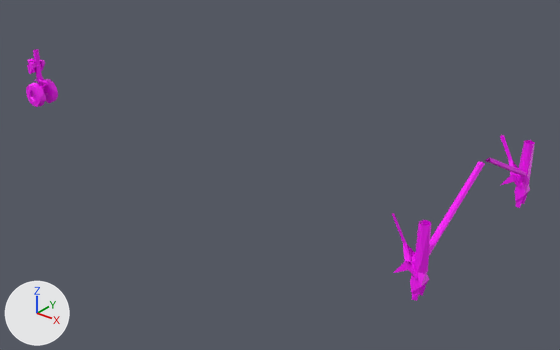
Renders of the glTF model public/models/b707.gear.glb from each side of a commit.
The view is the same before and after, from a 50 mm lens placed at (8.37, -15.85, 7.37), pointed at (-4.97, 0.83, -2.96). Lighting does not change. The marker at lower left points along +X, +Y and +Z. The picture after the commit comes second.

Objects in the first picture: 'gear'.
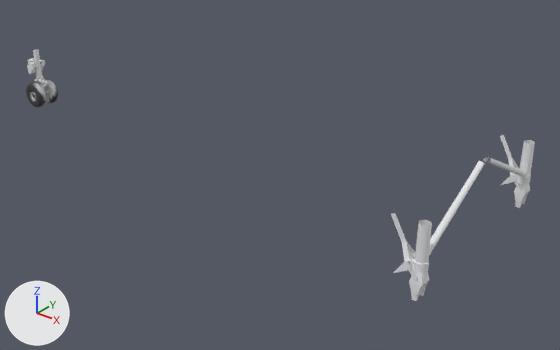
Changed parts and their boxes [x1, y1, x2, y2] in the pictures (560 x 350 px):
part 1 of me_mesh_0, built on: before [28, 59, 56, 105]; after [26, 49, 58, 107]
part 2 of me_mesh_0, built on: before [405, 158, 526, 266]; after [391, 135, 535, 300]
part 3 of me_mesh_0, recoloured: [36, 65, 528, 301] in both

The change in detail:
me_mesh_0 is used by ob_gear; location (0.0, 0.0, 0.0).
me_mesh_0 had 553 vertices, 785 faces and spanned x -16.1..2.0, y -3.0..3.0, z -2.9..-0.2.
me_mesh_0 now has 2263 vertices, 3809 faces and spans x -16.1..2.0, y -3.0..3.0, z -3.0..-0.2.
me_mesh_0 part 1: 46 vertices moved within x -16.0..-15.3, y -0.4..0.4, z -2.8..-1.3; 935 vertices added at x -16.1..-15.2, y -0.4..0.5, z -3.0..-0.9.
me_mesh_0 part 2: 42 vertices moved within x 1.4..1.9, y -2.9..2.9, z -1.9..-0.2; 626 vertices added at x 1.0..2.0, y -3.0..3.0, z -2.6..-0.2.
me_mesh_0 part 3: 34 kept faces spanning x -15.9..2.0, y -3.0..3.0, z -2.6..-0.7 get new vertex colours; the middle colour goes from pink #ff00ff to white #e7e8ea.
Other edits to the shape of me_mesh_0 do not show in these pictures.
